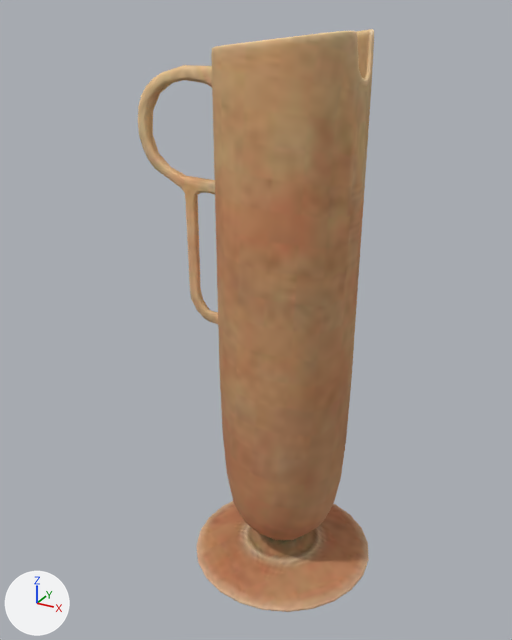
One commit to the glTF model client/models/dungeons/vase.glb: the scene before it, then after it.
Before and after are seen from a 50 mm lens placed at (0.0879, -0.1793, 0.1752), pointed at (-0.0107, 0.0, 0.0855). The axes (+X, +Y, +Z) are drawn at lower left. The lights are the same throughout. The picture after the commit comes second.

Names of what the first picture shows: 'brass_vase_04'.
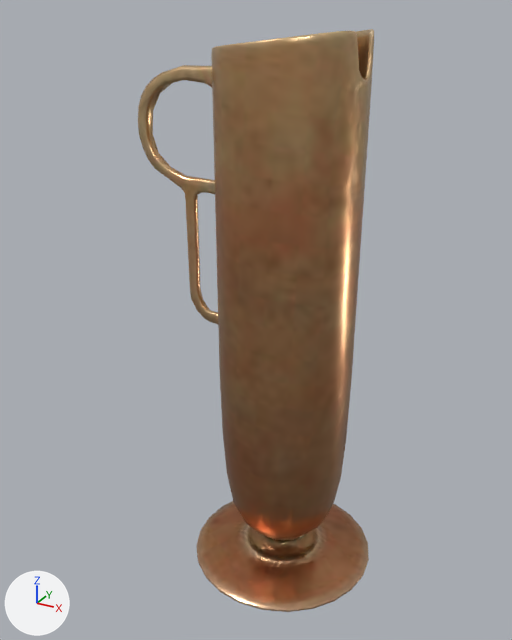
Diff of the bpy script that builds the scene:
```diff
--- a/client/models/dungeons/vase.glb.py
+++ b/client/models/dungeons/vase.glb.py
@@ mat_brass_vase_04 @@
 n0 = _N.new('ShaderNodeBsdfPrincipled'); n0.name = 'Principled BSDF'
-n0.inputs[2].default_value = 1.0  # 'Roughness'
+n0.inputs[2].default_value = 0.285  # 'Roughness'
+n0.inputs[1].default_value = 0.951  # 'Metallic'
 n1 = _N.new('ShaderNodeOutputMaterial'); n1.name = 'Material Output'
```

What differs and where, as boxes (x1, y1, x2, y2) in the pictures (512 x 640 px):
'brass_vase_04', surface changed (darker)
    both: (138, 29, 374, 612)
